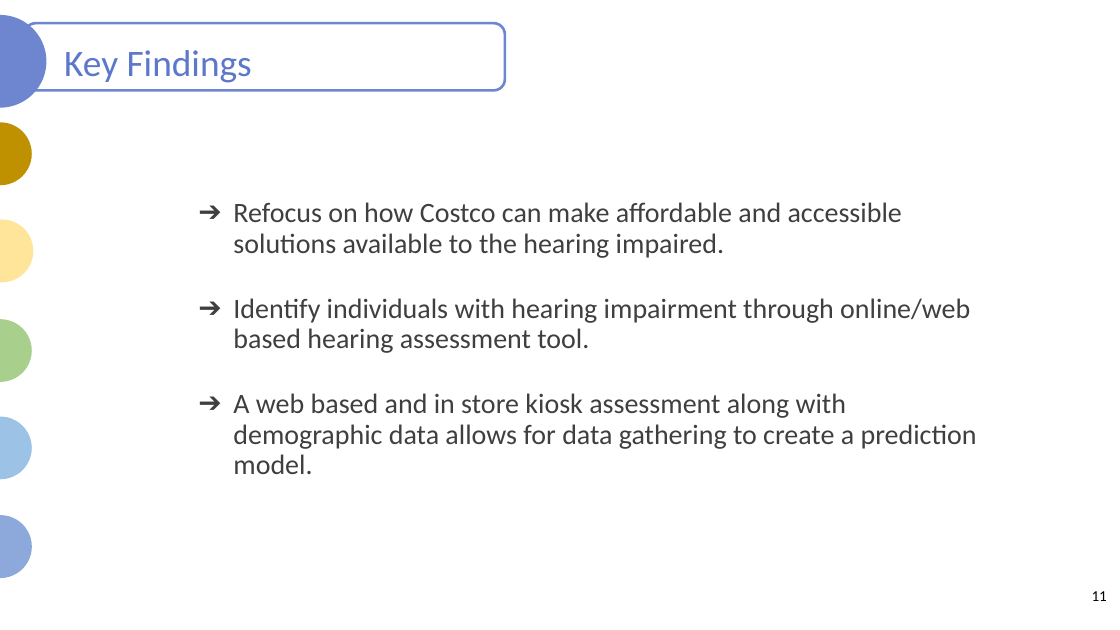
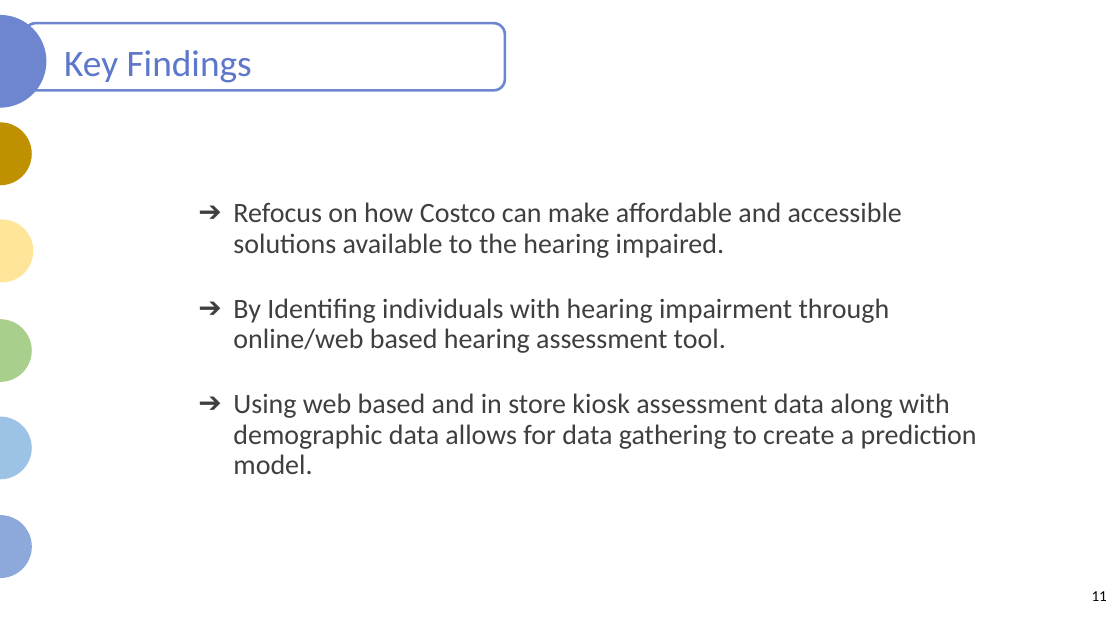
Before and after one commit to JaxWil24/Hearing_Aid_Accessibility, a slide deck: slide 11 of Presentation/FP_Powerpoint.pptx. Drawn at 1120x630 pixels with LibreOffice and Linux fonts; fonts in the diff are those of the drawing. Boxes give left, top, right and bottom in pixels: in the first picture for what was removed or moved away, otherwise in the second. Text is boxed around its words. In the diff, an @@ line names an element or a change of style, - is before the commit and + after.

Commit message:
Final presentation

```diff
--- a/Presentation/FP_Powerpoint.pptx
+++ b/Presentation/FP_Powerpoint.pptx
@@ text at box(233, 298, 977, 474): text changed @@
-➔ Identify individuals with hearing impairment through online/web based hearing assessment tool.
-➔ A web based and in store kiosk assessment along with demographic data allows for data gathering to create a prediction model.
+➔ By Identifing individuals with hearing impairment through online/web based hearing assessment tool.
+➔ Using web based and in store kiosk assessment data along with demographic data allows for data gathering to create a prediction model.
```
Also in this commit, not shown: 2 other slides changed.
